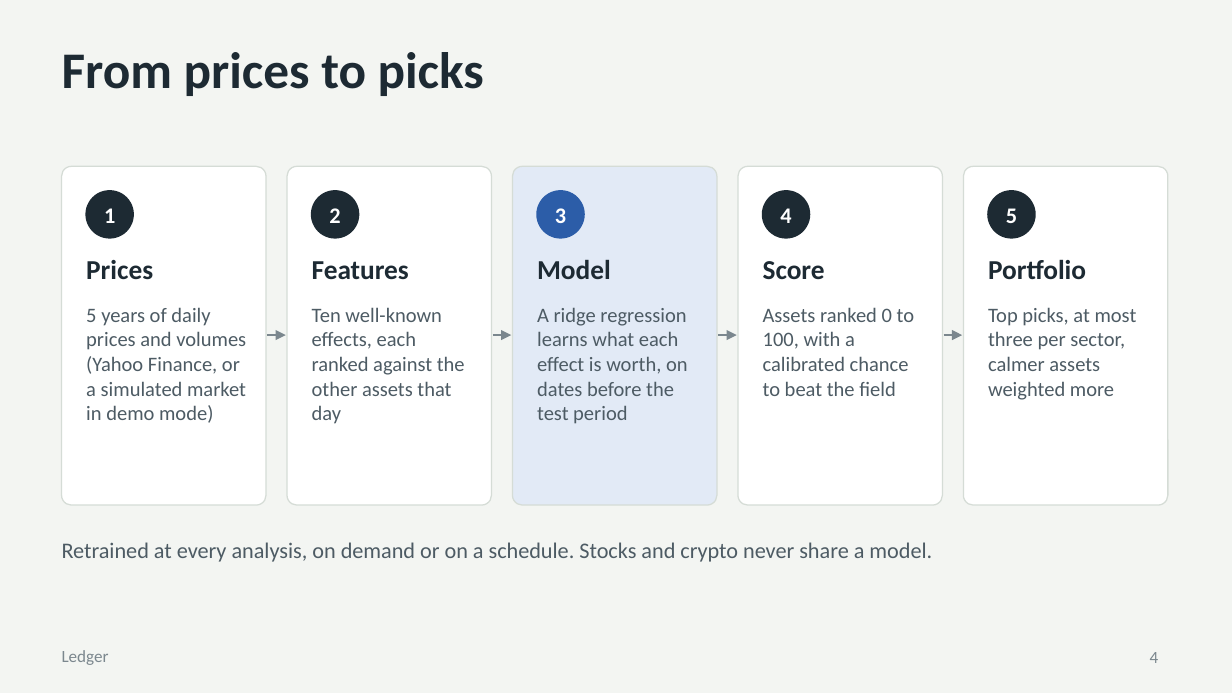
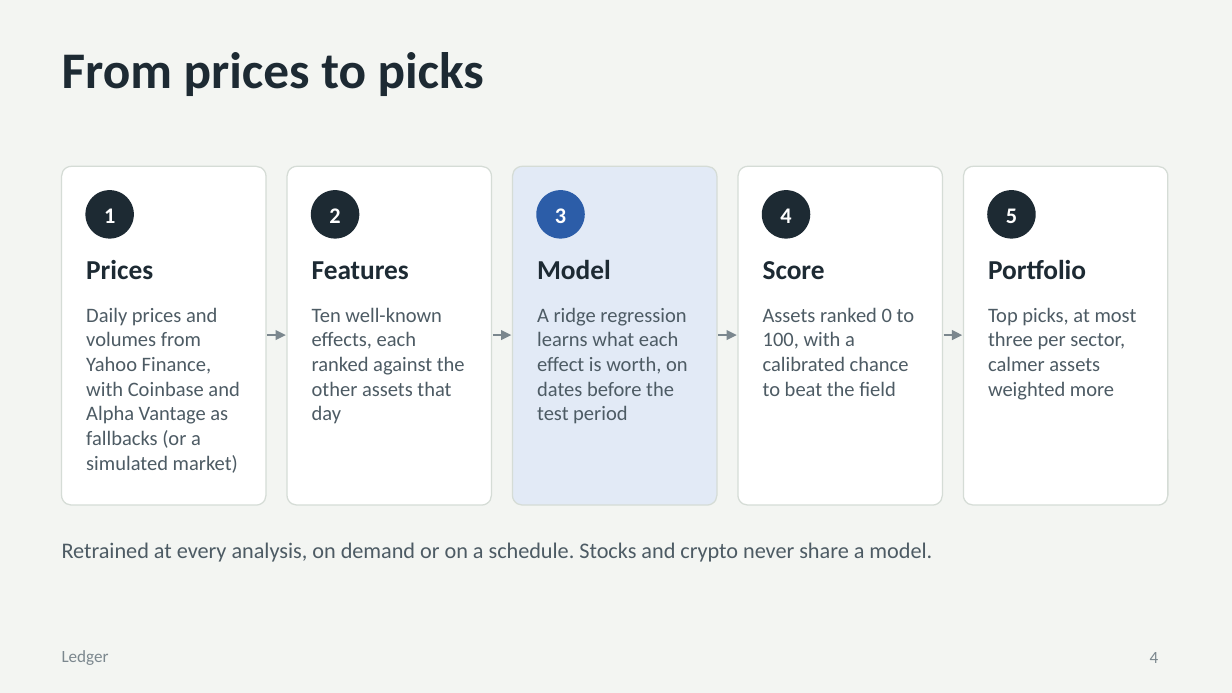
Before and after one commit to elyr/stock-market-predictor, a slide deck: slide 4 of docs/presentation/Ledger.pptx. Drawn at 1232x693 pixels with LibreOffice and Linux fonts; fonts in the diff are those of the drawing. Boxes give left, top, right and bottom in pixels: in the first picture for what was removed or moved away, otherwise in the second. Text is boxed around its words. In the diff, an @@ line names an element or a change of style, - is before the commit and + after.

```diff
--- a/docs/presentation/Ledger.pptx
+++ b/docs/presentation/Ledger.pptx
@@ text at (86,307,239,473): text changed @@
-5 years of daily prices and volumes (Yahoo Finance, or a simulated market in demo mode)
+Daily prices and volumes from Yahoo Finance, with Coinbase and Alpha Vantage as fallbacks (or a simulated market)
```
Also in this commit, not shown: 3 other slides changed, 17 other files.
